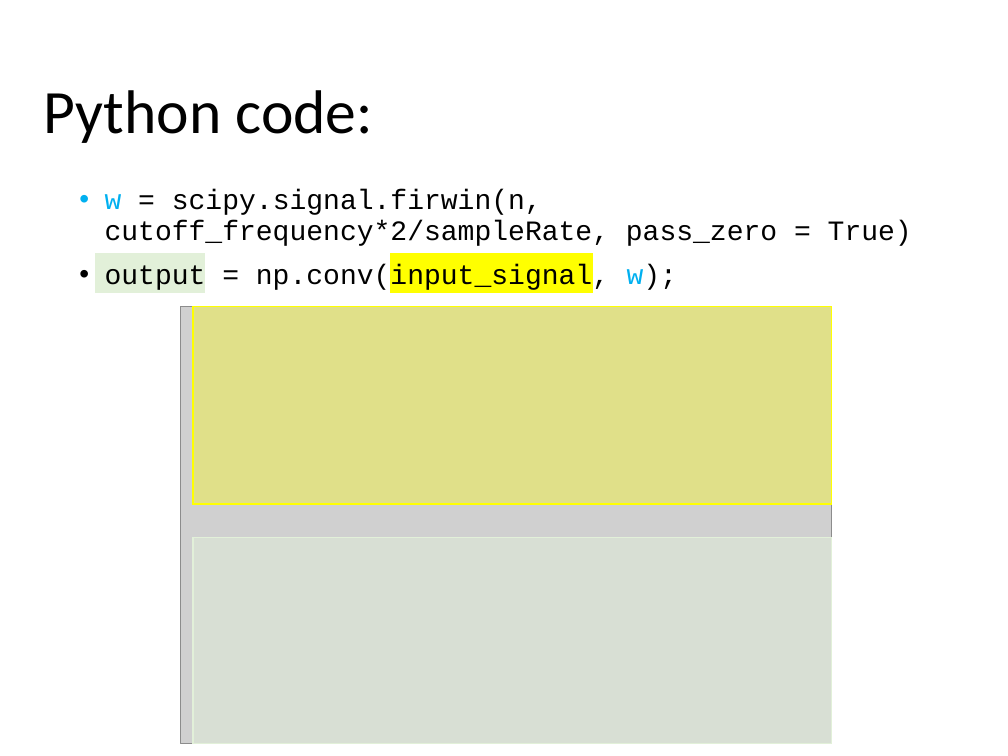
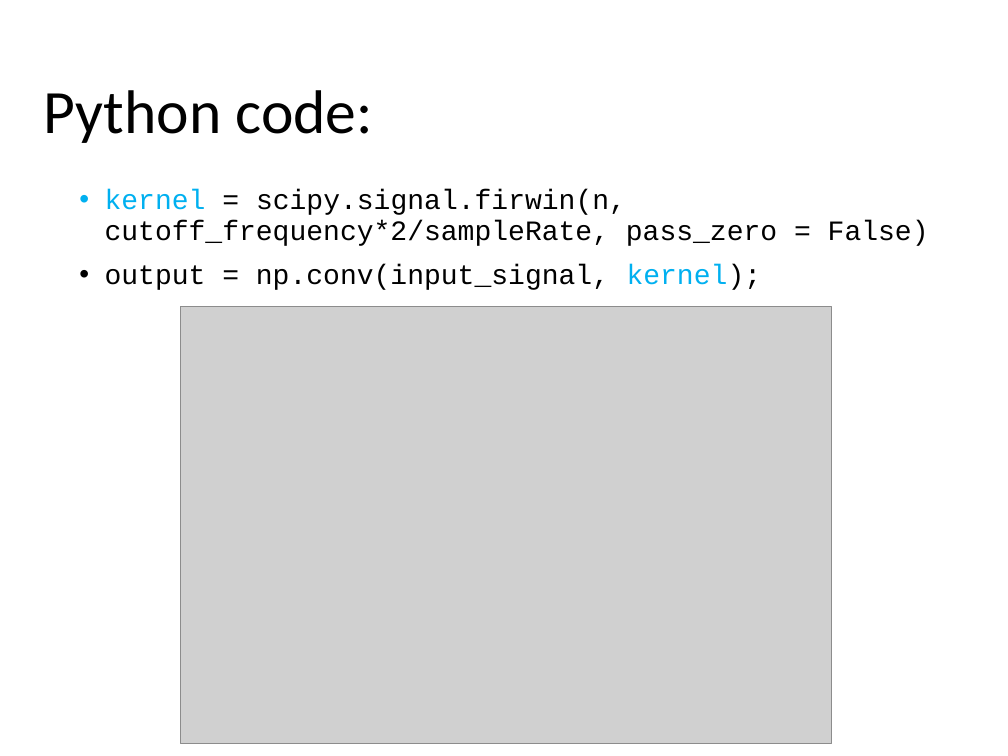
Before and after one commit to tomjhou/MathClassPythonCode, a slide deck: slide 40 of Class2/Lecture2 - Filtering.pptx (slide 33 before the commit). Drawn at 1008x756 pixels with LibreOffice and Linux fonts; fonts in the diff are those of the drawing; grey boxes stand for pictures. Boxes give left, top, right and bottom in pixels: in the first picture for what was removed or moved away, otherwise in the second. Text is boxed around its words. In the diff, an @@ line names an element or a change of style, - is before the commit and + after.

Commit message:
Cleared output fields

```diff
--- a/Class2/Lecture2 - Filtering.pptx
+++ b/Class2/Lecture2 - Filtering.pptx
@@ text at bbox=[105, 190, 929, 290]: text changed @@
-• w = scipy.signal.firwin(n, cutoff_frequency*2/sampleRate, pass_zero = True)
-• output = np.conv(input_signal, w);
+• kernel = scipy.signal.firwin(n, cutoff_frequency*2/sampleRate, pass_zero = False)
+• output = np.conv(input_signal, kernel);
@@ rectangle removed at bbox=[96, 254, 205, 292] @@
@@ rectangle removed at bbox=[391, 254, 593, 292] @@
@@ rectangle removed at bbox=[194, 306, 832, 504] @@
@@ rectangle removed at bbox=[194, 537, 832, 743] @@
```
Also in this commit, not shown: 8 other slides changed, 15 slides added, 2 slides removed, 2 other files.
